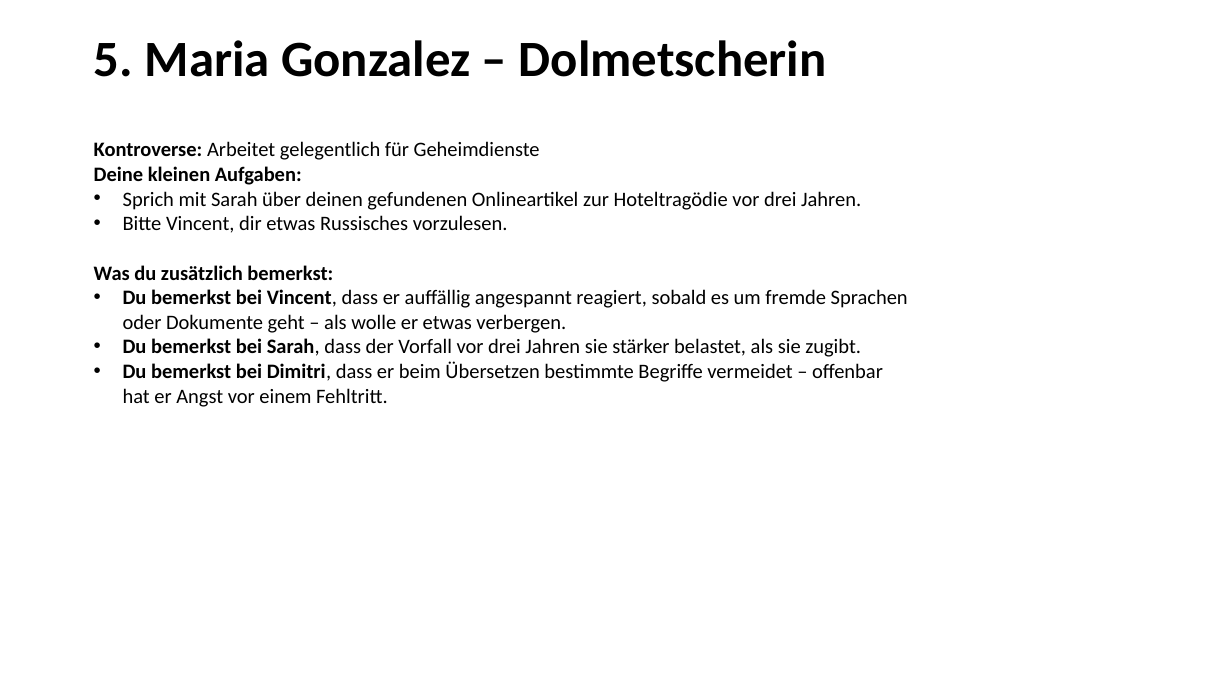
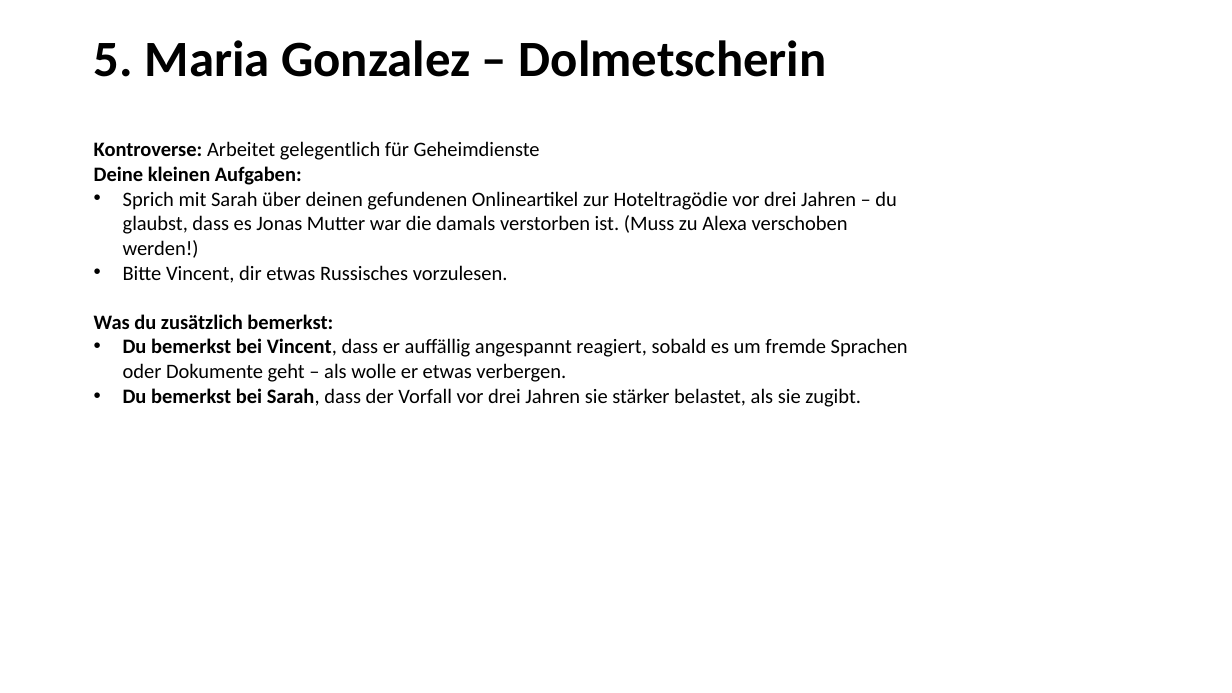
Before and after one commit to LkySlevin/krimidinner_app, a slide deck: slide 9 of Misc/Krimidinner.pptx (slide 10 before the commit). Drawn at 1232x693 pixels with LibreOffice and Linux fonts; fonts in the diff are those of the drawing. Boxes give left, top, right and bottom in pixels: in the first picture for what was removed or moved away, otherwise in the second. Text is boxed around its words. In the diff, an @@ line names an element or a change of style, - is before the commit and + after.

```diff
--- a/Misc/Krimidinner.pptx
+++ b/Misc/Krimidinner.pptx
@@ text at box(123, 191, 897, 258): text changed @@
-• Sprich mit Sarah über deinen gefundenen Onlineartikel zur Hoteltragödie vor drei Jahren.
+• Sprich mit Sarah über deinen gefundenen Onlineartikel zur Hoteltragödie vor drei Jahren – du glaubst, dass es Jonas Mutter war die damals verstorben ist. (Muss zu Alexa verschoben werden!)
@@ text at box(123, 361, 883, 407): paragraph removed @@
-• Du bemerkst bei Dimitri, dass er beim Übersetzen bestimmte Begriffe vermeidet – offenbar hat er Angst vor einem Fehltritt.
```
Also in this commit, not shown: 8 other slides changed, 1 slide removed, 16 other files.
